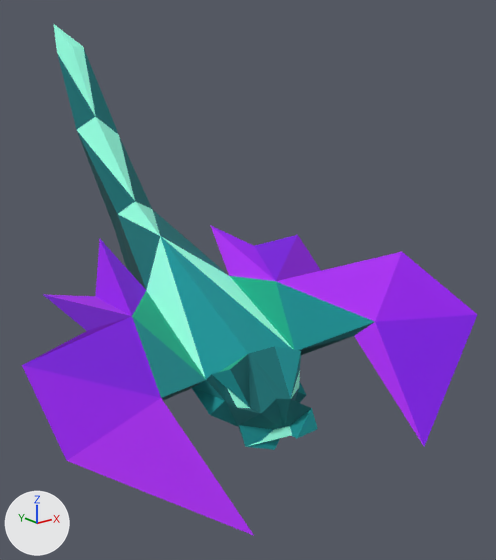
What one commit did to the glTF model models/player_toxic_blowpipe.glb.
One viewpoint serves both versions: a camera (50 mm lens) standing at (-54.0, -149.6, 160.6) and looking at (-1.4, -83.8, 134.3). Arrows for +X, +Y and +Z are at lower left; the lights stay in place. The first picture is the older version. Both versions are drawn at full value of the shape key '59' of 'Mesh_0'; the numbers are the values there. Vertices at exactly the same position are counted once.

Script lines for the objects in view, before the commit:
```python
me_mesh_0 = bpy.data.meshes.new('Mesh_0')
me_mesh_0.from_pydata(...)  # 76 vertices, 143 faces; spans x -0.082..0.061, y -0.008..0.281, z 0.063..0.209
# faces by material slot: [109, 34]
me_mesh_0.materials.append(mat_material_0)  # picture img_image_0
me_mesh_0.materials.append(mat_material_1)  # picture img_image_0
ob_mesh_0 = bpy.data.objects.new('Mesh_0', me_mesh_0)
ob_mesh_0.location = (-9.5, -113.1, 103.3)
ob_mesh_0.scale = (308.0, 308.0, 308.0)
```
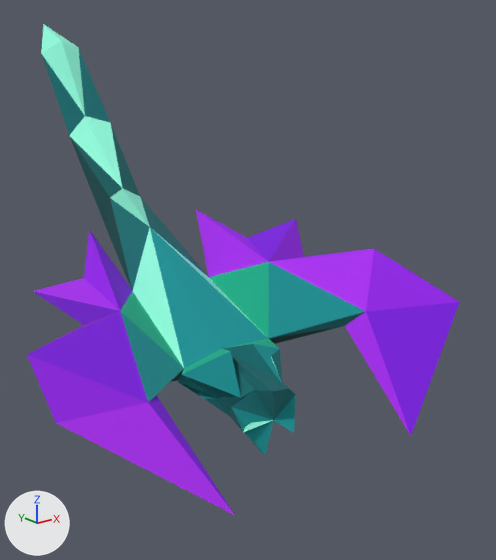
What changed in the scene script:
```text
Change me_mesh_0:
    used by ob_mesh_0; location = (-9.5, -113.1, 103.3); scale = (308.0, 308.0, 308.0)
    remove me_mesh_0.from_pydata(...)  # 76 vertices, 143 faces; spans x -0.082..0.061, y -0.008..0.281, z 0.063..0.209
    add me_mesh_0.from_pydata(...)  # 76 vertices, 143 faces; spans x -0.089..0.051, y 0.001..0.286, z 0.064..0.21
    me_mesh_0 part 1: 76 of 76 vertices moved; they spanned x -0.082..0.061, y -0.008..0.281, z 0.063..0.209 and now span x -0.089..0.051, y 0.001..0.286, z 0.064..0.21; mean shift (-0.01, 0.008, 0.004)
Change ob_mesh_0:
    ob_mesh_0.location: (-9.5, -113.1, 103.3) -> (-6.7, -113.9, 102.8)
    ob_mesh_0.scale: (308.0, 308.0, 308.0) -> (309.0, 309.0, 309.0)
```

Where the change shows, as pixel boxes (x1, y1, x2, y2) in the pictures (496 x 560 px):
'Mesh_0', reshaped, moved, rescaled
    before: (22, 24, 478, 535)
    after: (27, 24, 459, 516)
